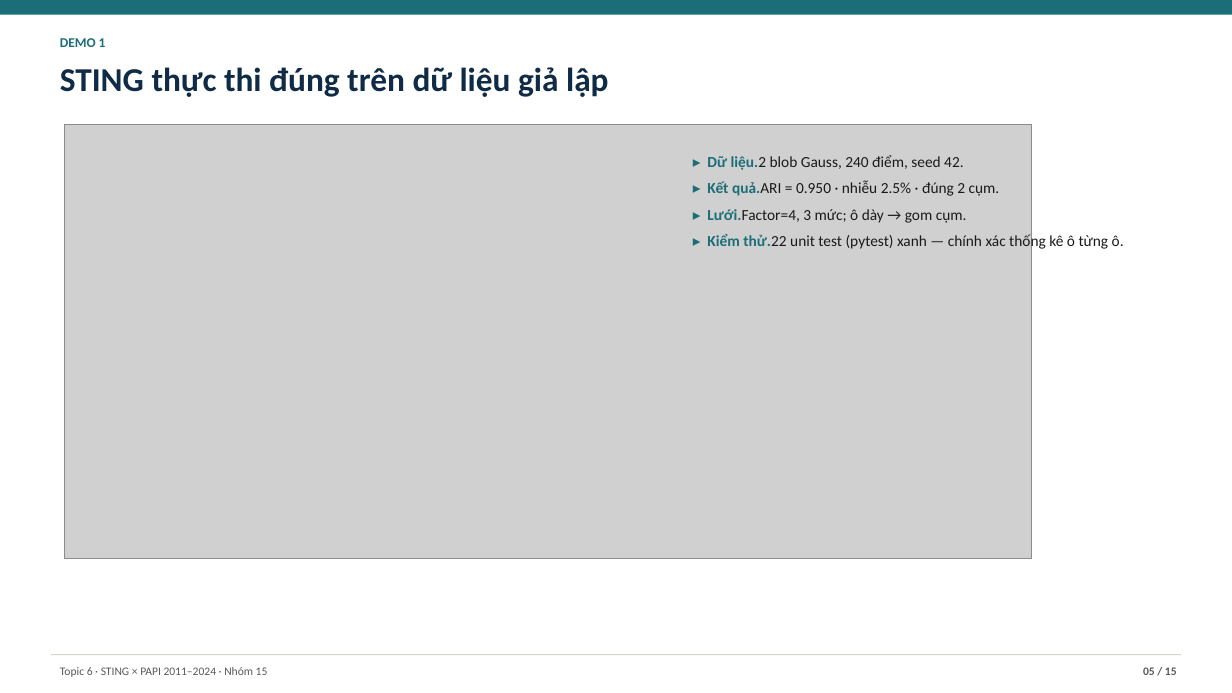
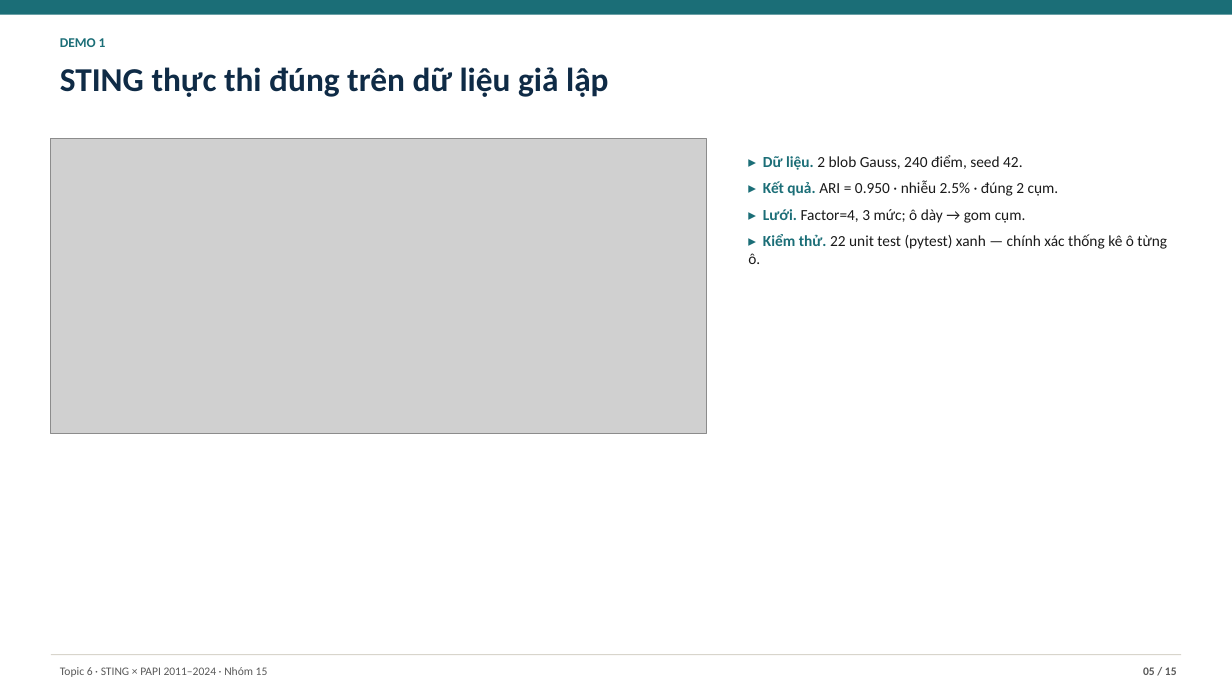
Before and after one commit to JasonTM17/Grid_Based_Sociology, a slide deck: slide 5 of slides/midterm.pptx. Drawn at 1232x693 pixels with LibreOffice and Linux fonts; fonts in the diff are those of the drawing; grey boxes stand for pictures. Boxes give left, top, right and bottom in pixels: in the first picture for what was removed or moved away, otherwise in the second. Text is boxed around its words. In the diff, an @@ line names an element or a change of style, - is before the commit and + after.

Commit message:
fix(slides): resolve image/bullet overlaps on slides 5/6/9 + space after bullet lead

```diff
--- a/slides/midterm.pptx
+++ b/slides/midterm.pptx
@@ picture: place and size @@
-picture at [65,125,1031,559]
+picture at [51,139,707,433]
@@ text at [748,155,1167,264]: spaces changed @@
-▸ Dữ liệu.2 blob Gauss, 240 điểm, seed 42.
-▸ Kết quả.ARI = 0.950 · nhiễu 2.5% · đúng 2 cụm.
-▸ Lưới.Factor=4, 3 mức; ô dày → gom cụm.
-▸ Kiểm thử.22 unit test (pytest) xanh — chính xác thống kê ô từng ô.
+▸ Dữ liệu. 2 blob Gauss, 240 điểm, seed 42.
+▸ Kết quả. ARI = 0.950 · nhiễu 2.5% · đúng 2 cụm.
+▸ Lưới. Factor=4, 3 mức; ô dày → gom cụm.
+▸ Kiểm thử. 22 unit test (pytest) xanh — chính xác thống kê ô từng ô.
```
Also in this commit, not shown: 10 other slides changed, 1 other file.
